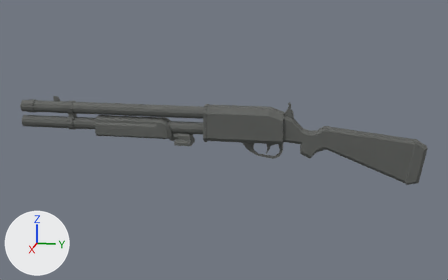
What one commit did to the glTF model assets/weapons/breacher12/tp.glb.
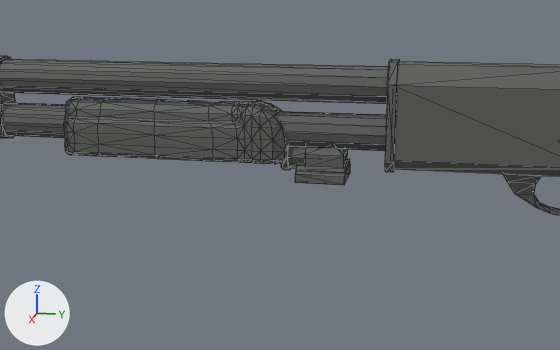
Old and new are each drawn whole from a camera (50 mm lens) standing at (1.443, 0.008, 0.405) and looking at (-0.003, -0.282, 0.044) and again close up from a camera (50 mm lens) standing at (0.636, -0.291, 0.19) and looking at (-0.003, -0.418, 0.03). The lights are fixed; the arrows at lower left show +X, +Y and +Z. The last two pictures show the newer version. The close-ups show mesh edges as thin lines. Vertices at exactly the same position are counted once.

The first close-up shows 'breacher12'.
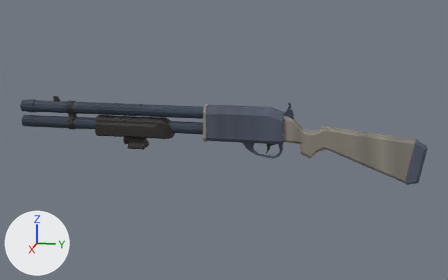
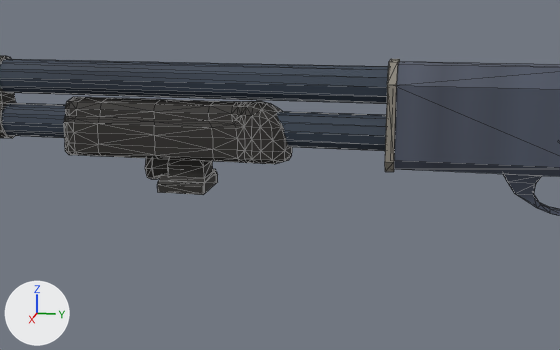
Changed parts and their boxes [x1, y1, x2, y2] in the close-ups (560 x 350 px; the box of a moved part takes in the faces that stretch with it):
'breacher12', reshaped, surface changed
    both: [0, 56, 560, 216]
part 1 of me_cube_045, moved or reshaped
    before: [295, 159, 350, 185]
    after: [158, 169, 218, 195]
part 2 of me_cube_045, moved or reshaped
    before: [305, 146, 348, 167]
    after: [168, 159, 213, 177]
part 3 of me_cube_045, moved or reshaped
    before: [281, 145, 306, 170]
    after: [145, 158, 169, 179]
part 4 of me_cube_045, surface changed
    both: [0, 56, 560, 215]

The change in detail:
me_cube_045 has 754 vertices, 1426 faces and spans x -0.024..0.024, y -0.807..0.193, z -0.039..0.142.
me_cube_045 is used by ob_breacher12; location (0.0, 0.0, 0.0).
me_cube_045 part 1: the loose piece of 24 vertices spanning x -0.022..0.022, y -0.401..-0.36, z 0.03..0.044 is moved by (0.0, -0.12, -0.014).
me_cube_045 part 2: the loose piece of 12 vertices spanning x -0.013..0.013, y -0.394..-0.362, z 0.042..0.061 is moved by (0.0, -0.12, -0.014).
me_cube_045 part 3: the loose piece of 48 vertices spanning x -0.013..0.013, y -0.415..-0.38, z 0.036..0.062 is moved by (0.0, -0.12, -0.014).
me_cube_045 part 4: texture (UV) coordinates of 1426 of 1426 faces, centred in x -0.024..0.024, y -0.807..0.188, z -0.038..0.142, changed; they spanned u 0.03..0.59, v 0.04..0.09 and now span u 0.03..0.66, v 0.91..0.97.
